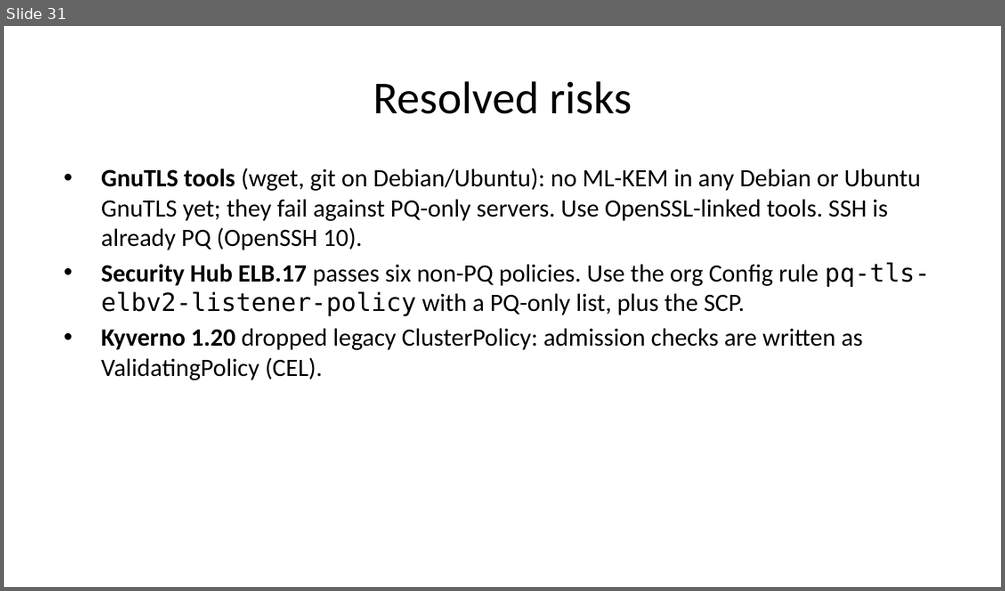
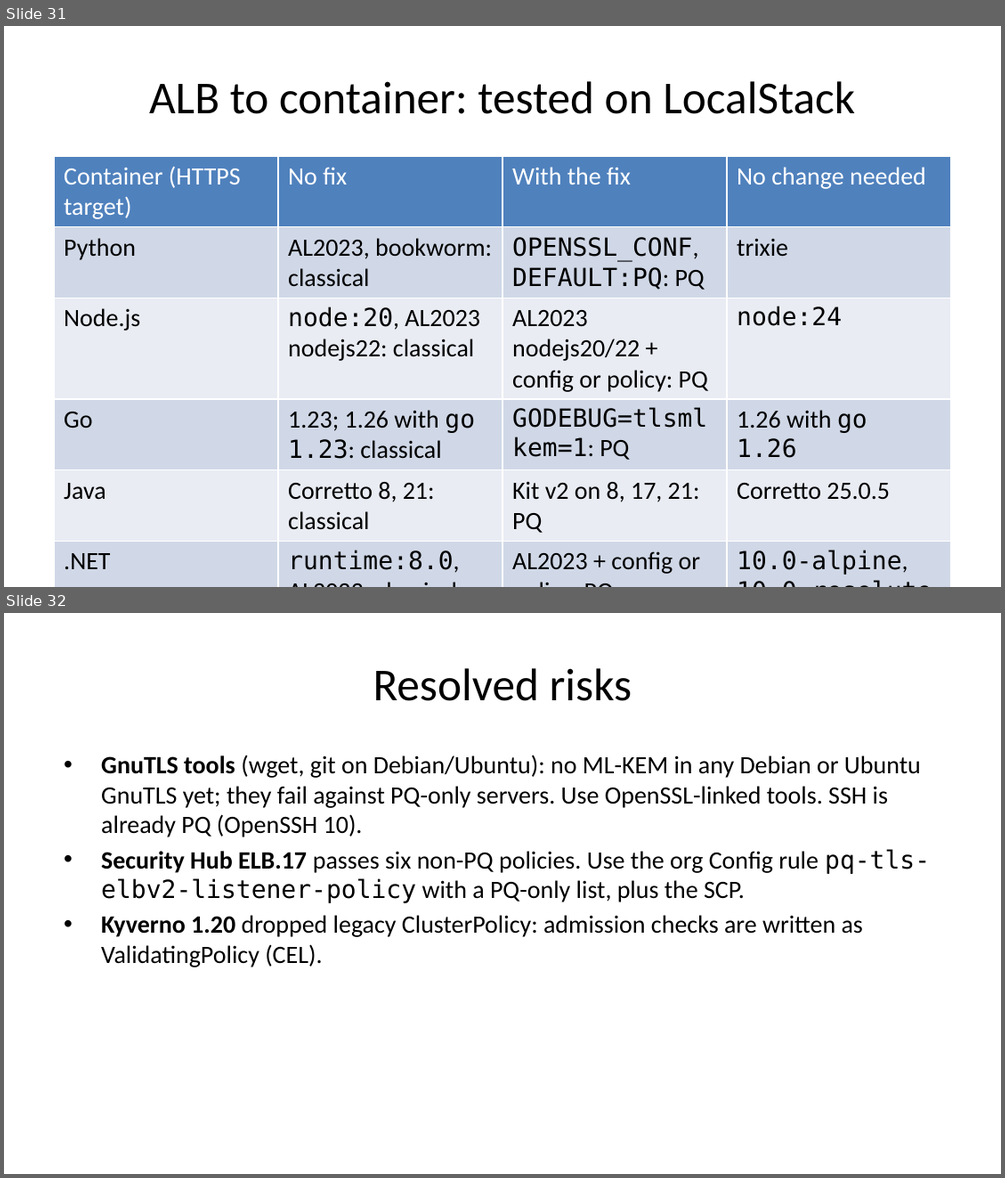
Before and after one commit to moolivkkr/PQC, a slide deck: PQC-Summary.pptx. Shown one above the other, each under a label of ours: slide 31 before the commit, slides 31 and 32 after it. The pictures are 1005x591 and 1005x1178 pixels, drawn with LibreOffice and Linux fonts; fonts in the diff are those of the drawing. Boxes give left, top, right and bottom in pixels: in the first picture for what was removed or moved away, otherwise in the second. Text is boxed around its words. In the diff, an @@ line names an element or a change of style, - is before the commit and + after.

Commit message:
Docs: ALB-to-container target leg results in the Load balancers tab, language tabs, overview, deck and README
- Load balancers tab: e2e target-leg table per language (no fix / fix / PQ by default) and the LocalStack listener limit
- Each language tab's simple-server case: the target-leg result; Java 8 + kit v2 server now tested
- Deck: new 'ALB to container' slide (35 slides), 469 cases on the verification slide
- Rebuilt HTML, PDF, DOCX

```diff
--- a/PQC-Summary.pptx
+++ b/PQC-Summary.pptx
@@ slide 31 added at [4,26,1001,587], background #FFFFFF @@
@@ title added at [149,81,855,114], 33 pt, text #000000 @@
+ALB to container: tested on LocalStack
@@ table added at [54,157,951,578], 7 rows, 4 columns @@
+Container (HTTPS target) | No fix | With the fix | No change needed
+Python | AL2023, bookworm: classical | OPENSSL_CONF, DEFAULT:PQ: PQ | trixie
+Node.js | node:20, AL2023 nodejs22: classical | AL2023 nodejs20/22 + config or policy: PQ | node:24
+Go | 1.23; 1.26 with go 1.23: classical | GODEBUG=tlsmlkem=1: PQ | 1.26 with go 1.26
+Java | Corretto 8, 21: classical | Kit v2 on 8, 17, 21: PQ | Corretto 25.0.5
+.NET | runtime:8.0, AL2023: classical | AL2023 + config or policy: PQ | 10.0-alpine, 10.0-resolute
+Non-PQ backend policy | Every target: classical TLS 1.2 | Same | Same
@@ what was slide 31 is now slide 32 @@
```
Also in this commit, not shown: 2 slides changed, 12 other files.
